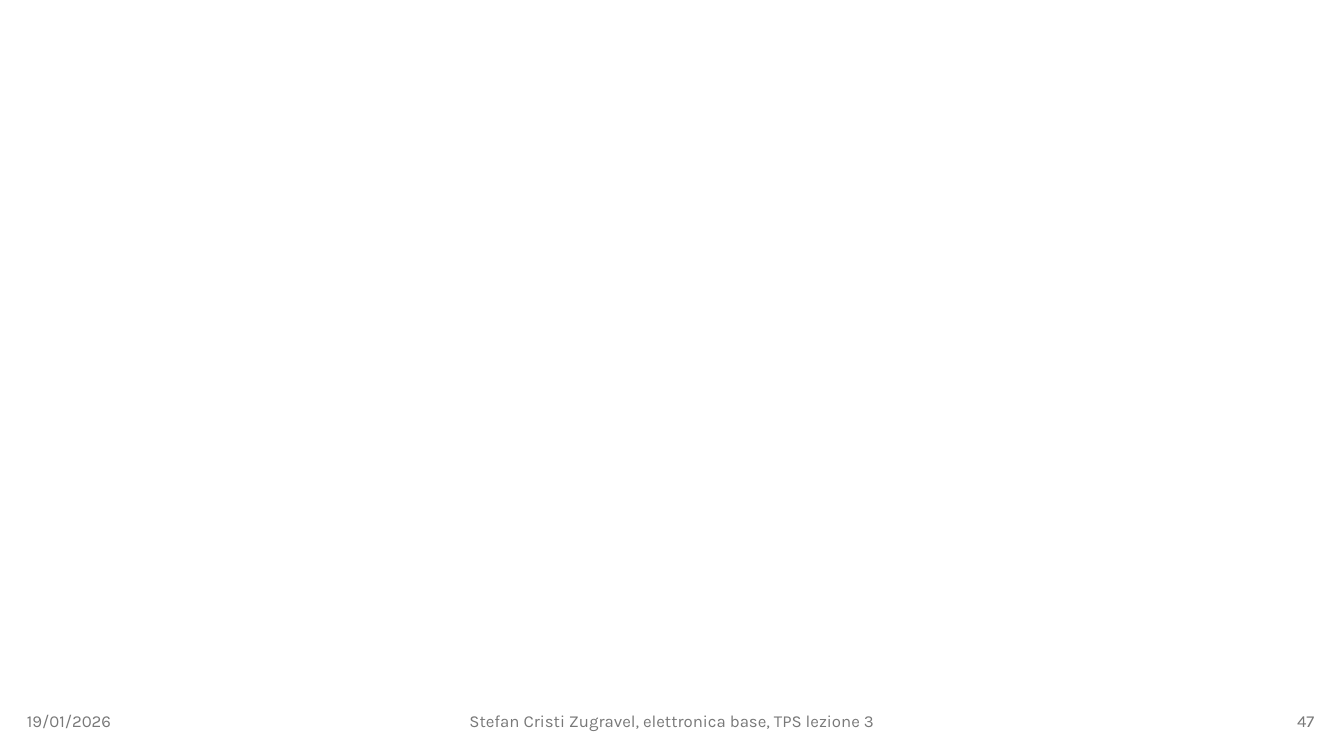
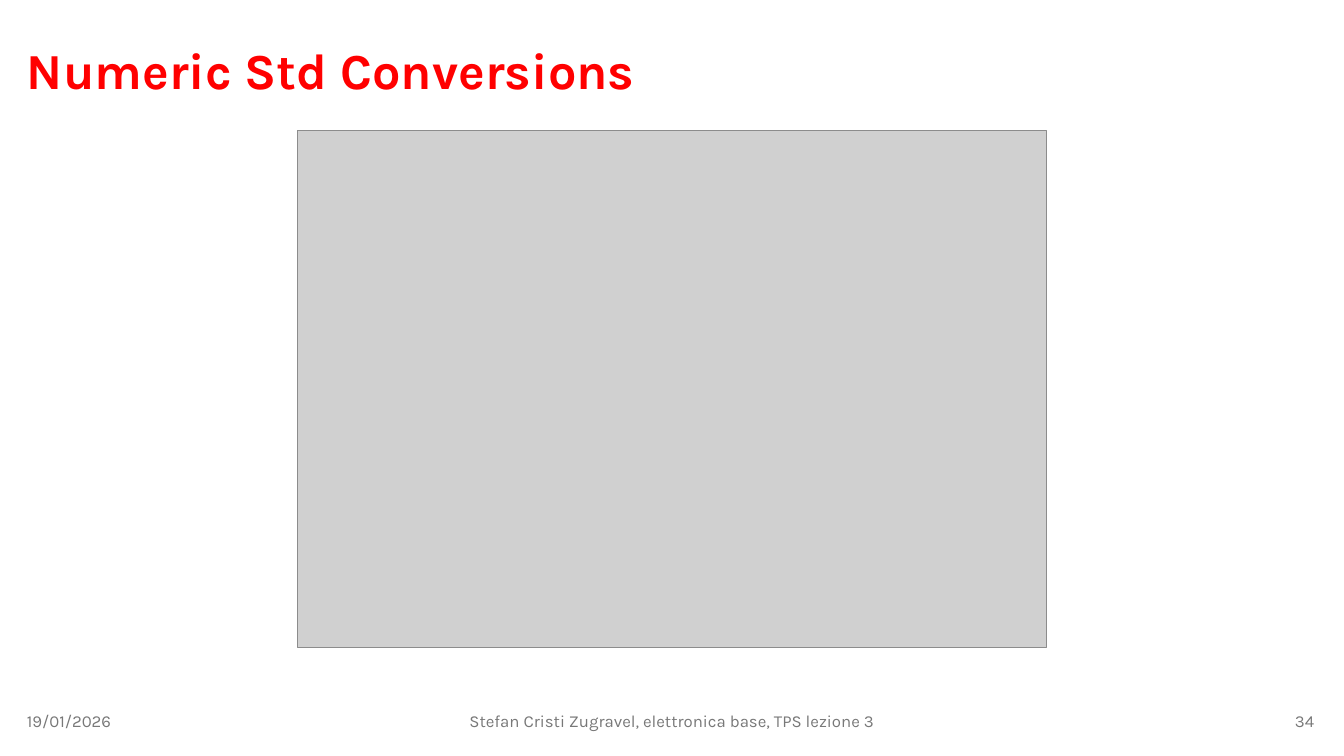
Before and after one commit to stefan-zugravel/elettronica_base, a slide deck: slide 34 of slides/lezione3.pptx (slide 47 before the commit). Drawn at 1344x756 pixels with LibreOffice and Linux fonts; fonts in the diff are those of the drawing; grey boxes stand for pictures. Boxes give left, top, right and bottom in pixels: in the first picture for what was removed or moved away, otherwise in the second. Text is boxed around its words. In the diff, an @@ line names an element or a change of style, - is before the commit and + after.

```diff
--- a/slides/lezione3.pptx
+++ b/slides/lezione3.pptx
@@ title added at [27, 53, 635, 90], 36 pt, text #FF0000, bold @@
+Numeric Std Conversions
@@ picture added at [297, 131, 1047, 647] @@
@@ page number at [1295, 716, 1314, 727]: text changed @@
-47
+34
```
Also in this commit, not shown: 5 other slides changed, 2 slides removed, 2 other files.
